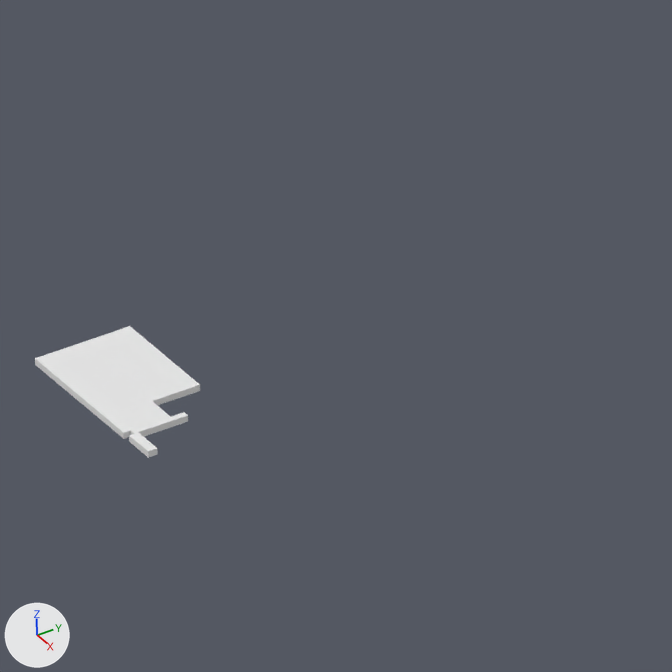
An edit to the Blender file Swarmlord/Assets/3D Models/Level_1.blend, drawn before and after from the same camera.
Rendered twice from the file's camera 'Camera'. Every picture has the same lights, and +X, +Y and +Z are marked at lower left. The same objects are shown in both versions, whatever each file hides.
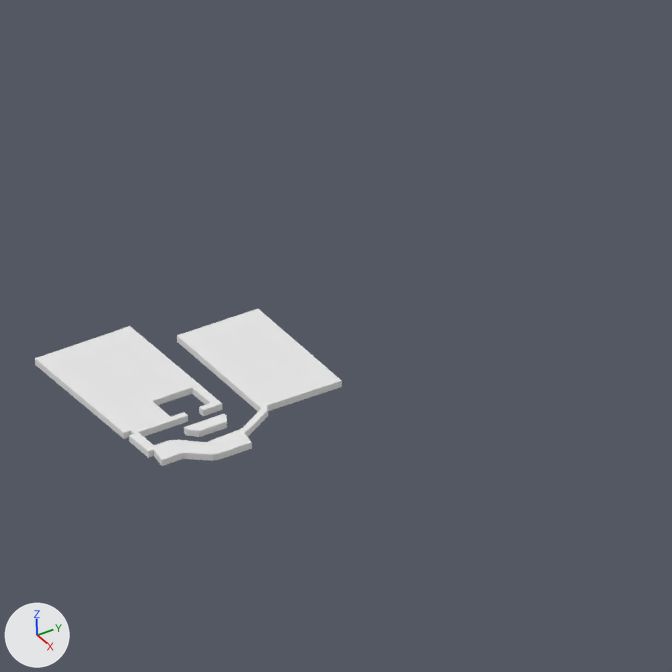
Changed parts and their boxes (x1, y1, x2, y2) in the pictures (672 x 672 px):
'Cube.003', reshaped (86% wider, 19% taller): before (35, 326, 200, 458); after (35, 309, 342, 466)
part 1 of me_cube_003, added: after (153, 309, 342, 466)
part 2 of me_cube_003, added: after (192, 385, 222, 416)
part 3 of me_cube_003, added: after (184, 414, 227, 437)

The change in detail:
me_cube_003 is used by ob_cube_003; location (-6.0, -3.5, 0.6); scale (0.583, 1.89, 0.583).
me_cube_003 had 58 vertices, 56 faces and spanned x -46.6..10.8, y -5.0..4.4, z -1.0..1.0.
me_cube_003 now has 148 vertices, 140 faces and spans x -46.6..22.3, y -5.0..14.9, z -1.5..1.0.
me_cube_003 part 1: a new loose piece of 62 vertices spanning x -35.5..22.3, y -4.6..14.9, z -1.5..1.0, in mat_material (white #e7e7e7).
me_cube_003 part 2: a new loose piece of 16 vertices spanning x -10.7..1.0, y 2.5..4.4, z -1.0..1.0, in mat_material (white #e7e7e7).
Part 3, on me_cube_003:
6 vertices are added at (9.5, 3.2, -1.0), (9.5, 0.5, -1.0), (6.8, -0.3, -1.0), (6.8, 3.7, -1.0), (5.6, -0.3, -1.0), (5.6, 3.7, -1.0).
6 new vertices lie (0.0, 0.0, 2.0) away from vertices in x 5.6..9.5, y -0.3..3.7, z -1.0.
10 new faces join them.
